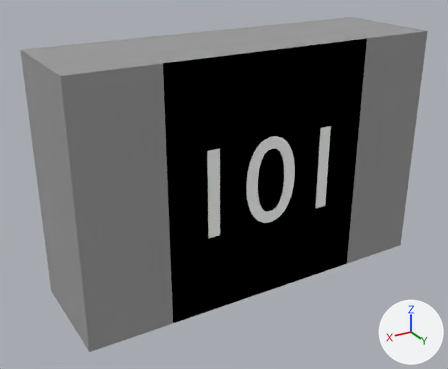
Before and after pictures for a commit that changed the Blender file Pcb/Resistors/Smd_0805/3D_View/750R_0805.blend.
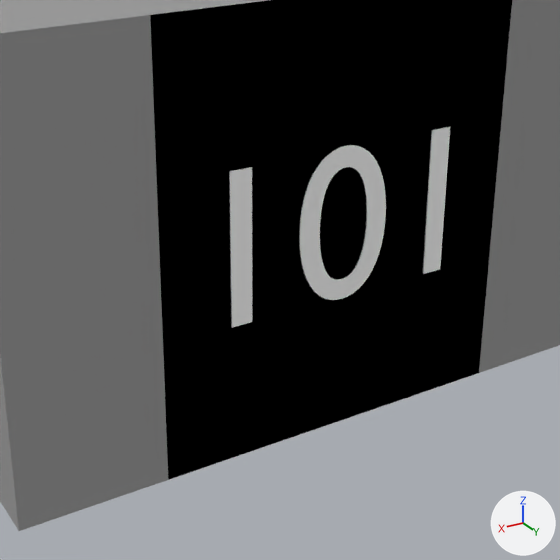
Old and new are each drawn whole from a camera (50 mm lens) standing at (0.695, 1.221, 0.501) and looking at (0.038, 0.126, -0.046) and again close up on the part from 18% to 88% of the width and 15% to 100% of the height. Every picture has the same lights, and +X, +Y and +Z are marked at lower right.

Names of what the first close-up shows: 'ShapeIndexedFaceSet.001', 'ShapeIndexedFaceSet.002', 'Text'.
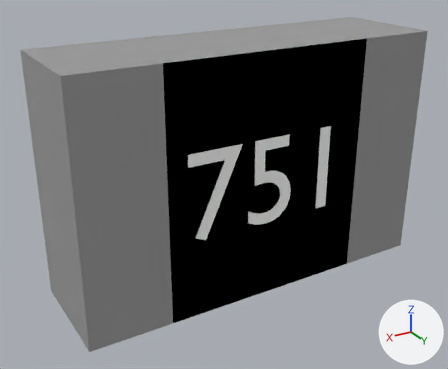
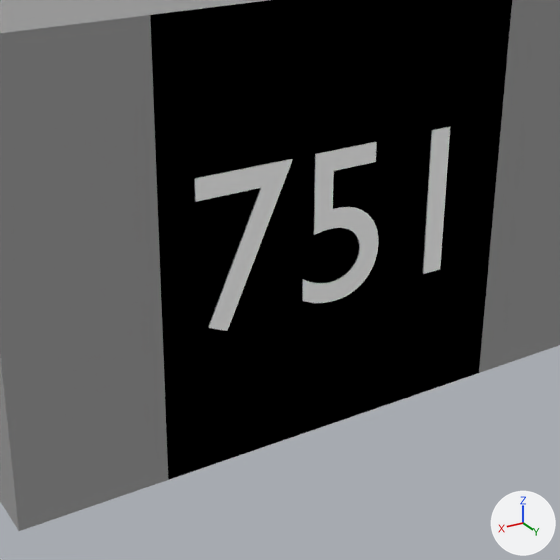
Location of each change, [x1, y1, x2, y2] in pixels of the close-ups (560 x 560 px):
'Text', text changed
    before: [229, 127, 450, 328]
    after: [194, 127, 450, 331]

Edits to the bpy script that builds the scene:
```text
Change txt_text:
    txt_text.body: '101' -> '751'
```
